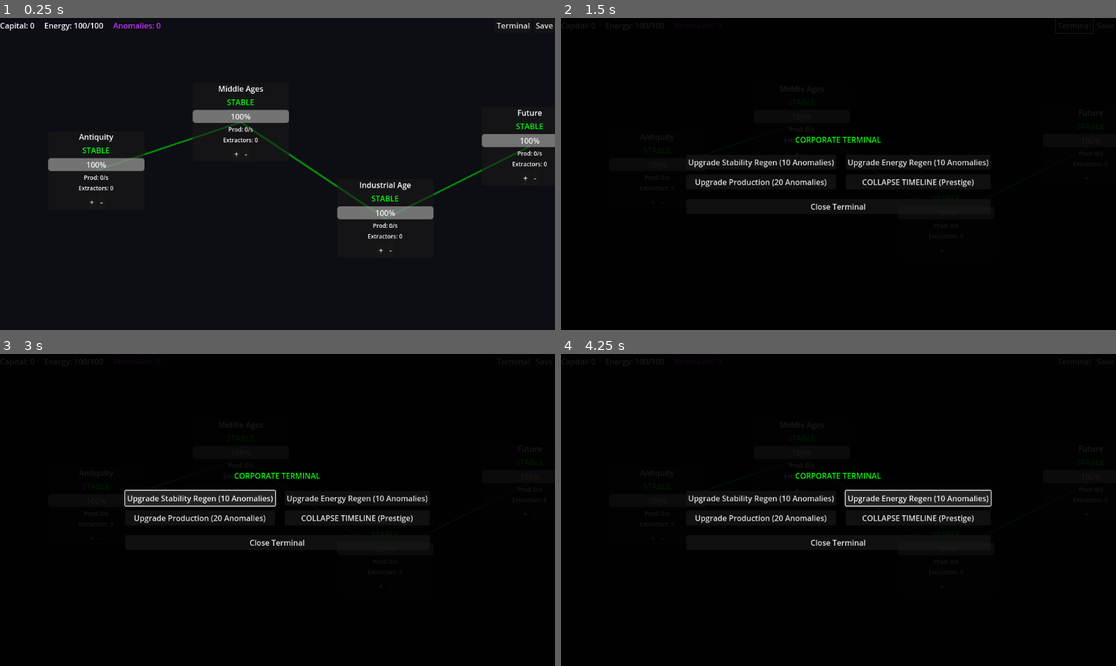
Above: before the commit, frames 1-4 (two rows, left to right).
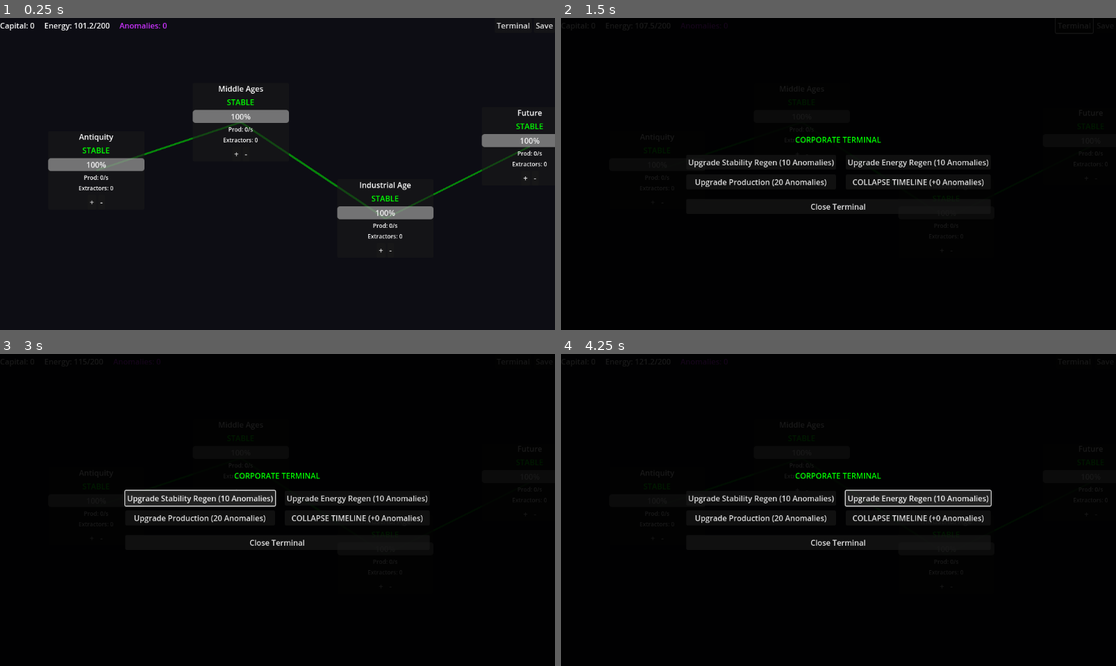
Above: after the commit, the same moments.

Repository: GeorgePaul96/Time-travel-Corp
Game: Godot game, scene res://scenes/main.tscn
Two runs of this game, one before a commit and one after it. Both use one fixed random seed, a clock stepped at 60 frames per second and the inputs below. The project has no main scene, so this scene is started directly.
Inputs:
- Up to frame 1 (0.25 s): no input
- Up to frame 2 (1.5 s): click "Terminal" at 0.5 s; click "+" at 1.25 s
- Up to frame 3 (3 s): click "-" at 2 s; click "Upgrade Stability Regen (10 A…" at 2.75 s
- Up to frame 4 (4.25 s): click "Upgrade Energy Regen (10 Anom…" at 3.5 s

The runs differ from the first frame. In frame 1, 0.2% of the frame differs, in the area x 14-31%, y 1-4%; in frame 2, 0.3%, in the area x 52-77%, y 51-55%; in frame 3, 0.3%; in frame 4, 0.3%.
Error before the commit: Attempt to call function 'show' in base 'null instance' on a null instance. (res://scripts/ui/timeline_node.gd:46)
Error after the commit: Attempt to call function 'show' in base 'null instance' on a null instance. (res://scripts/ui/timeline_node.gd:56)

Commit message:
fix: Phase 2 game balance and commercial audit fixes
Co-authored-by: GeorgePaul96 <83164115+GeorgePaul96@users.noreply.github.com>

Diff:
--- a/autoloads/game_manager.gd
+++ b/autoloads/game_manager.gd
@@ -13,7 +13,7 @@
 		"resources": {
 			"capital": 0.0,
 			"energy": 100.0,
-			"energy_max": 100.0,
+			"energy_max": 200.0,
 			"anomalies": 0.0
 		},
 		"nodes": {
@@ -48,14 +48,26 @@
 
 func _process(delta: float) -> void:
 	# Energy regen
-	var energy_regen_rate = 1.0 + (state.upgrades.energy_regen * 0.5)
+	var energy_regen_rate = 5.0 + (state.upgrades.energy_regen * 0.5)
 	state.resources.energy = min(state.resources.energy + energy_regen_rate * delta, state.resources.energy_max)
 
 	# Node processing
+	# Calculate upstream mutation penalties first
+	var upstream_mutated = {
+		"antiquity": false,
+		"middle_ages": state.nodes["antiquity"].is_mutated,
+		"industrial": state.nodes["middle_ages"].is_mutated,
+		"future": state.nodes["industrial"].is_mutated
+	}
+
 	for node_id in state.nodes:
 		var node = state.nodes[node_id]
 		var base_stability_regen = 0.5 + (state.upgrades.stability_regen * 0.2)
 		var stability_drain = node.active_extractors * 2.0
+
+		if upstream_mutated[node_id]:
+			stability_drain += 1.0 # Paradox spreads downstream
+
 
 		# Apply stability changes
 		node.stability = clamp(node.stability + (base_stability_regen - stability_drain) * delta, 0.0, 100.0)
@@ -79,6 +91,18 @@
 
 	state_changed.emit()
 
+func calculate_node_multiplier(node_id: String) -> float:
+	var multiplier = 1.0 + (state.upgrades.production_bonus * 0.1)
+
+	if node_id == "middle_ages":
+		multiplier *= max(0.1, state.nodes["antiquity"].stability / 100.0)
+	elif node_id == "industrial":
+		multiplier *= max(0.1, state.nodes["middle_ages"].stability / 100.0)
+	elif node_id == "future":
+		multiplier *= max(0.1, state.nodes["industrial"].stability / 100.0)
+
+	return multiplier
+
 func calculate_node_production(node_id: String) -> float:
 	var node = state.nodes[node_id]
 	if node.active_extractors == 0:
@@ -91,15 +115,7 @@
 		"industrial": base_production = 5.0
 		"future": base_production = 10.0
 
-	var multiplier = 1.0 + (state.upgrades.production_bonus * 0.1)
-
-	# Dependency multipliers
-	if node_id == "middle_ages":
-		multiplier *= (state.nodes["antiquity"].stability / 100.0)
-	elif node_id == "industrial":
-		multiplier *= (state.nodes["middle_ages"].stability / 100.0)
-	elif node_id == "future":
-		multiplier *= (state.nodes["industrial"].stability / 100.0)
+	var multiplier = calculate_node_multiplier(node_id)
 
 	if node.is_mutated:
 		# Mutated nodes might have a fixed anomaly rate or scaled based on extractors
@@ -108,8 +124,8 @@
 	return base_production * float(node.active_extractors) * multiplier
 
 func add_extractor(node_id: String) -> bool:
-	if state.resources.energy >= 10.0:
-		state.resources.energy -= 10.0
+	if state.resources.energy >= 5.0:
+		state.resources.energy -= 5.0
 		state.nodes[node_id].active_extractors += 1
 		state_changed.emit()
 		return true
@@ -118,6 +134,7 @@
 func remove_extractor(node_id: String) -> void:
 	if state.nodes[node_id].active_extractors > 0:
 		state.nodes[node_id].active_extractors -= 1
+		state.resources.energy = min(state.resources.energy + 5.0, state.resources.energy_max)
 		state_changed.emit()
 
 func patch_node(node_id: String) -> bool:
@@ -130,8 +147,11 @@
 		return true
 	return false
 
+func calculate_prestige_gain() -> int:
+	return floor(state.resources.capital / 1000.0)
+
 func prestige() -> void:
-	var anomalies_gained = floor(state.resources.capital / 1000.0) # Simple formula
+	var anomalies_gained = calculate_prestige_gain() # Simple formula
 	var total_anomalies = state.resources.anomalies + anomalies_gained
 	var upgrades = state.upgrades.duplicate()
 	initialize_state()
--- a/autoloads/save_manager.gd
+++ b/autoloads/save_manager.gd
@@ -33,10 +33,13 @@
 	if elapsed < 10:
 		return
 
-	# Simple offline progression simulation (could be improved)
-	for i in range(elapsed):
-		# Simulate 1 second steps to handle stability/mutations correctly
-		GameManager._process(1.0)
+		# Improved offline progression calculation
+	var chunk_size = 60.0
+	var remaining = float(elapsed)
+	while remaining > 0:
+		var delta = min(chunk_size, remaining)
+		GameManager._process(delta)
+		remaining -= delta
 
 	# Force save timestamp update
 	GameManager.state.last_save_timestamp = now
--- a/scripts/main.gd
+++ b/scripts/main.gd
@@ -25,3 +25,6 @@
 	%CapitalLabel.text = "Capital: " + str(snapped(res.capital, 0.1))
 	%EnergyLabel.text = "Energy: " + str(snapped(res.energy, 0.1)) + "/" + str(res.energy_max)
 	%AnomaliesLabel.text = "Anomalies: " + str(snapped(res.anomalies, 0.1))
+
+	var prestige_gain = GameManager.calculate_prestige_gain()
+	$TerminalOverlay/CenterContainer/VBoxContainer/UpgradesContainer/PrestigeBtn.text = "COLLAPSE TIMELINE (+" + str(prestige_gain) + " Anomalies)"
--- a/scripts/ui/timeline_node.gd
+++ b/scripts/ui/timeline_node.gd
@@ -22,13 +22,23 @@
 	%ExtractorsLabel.text = "Extractors: " + str(data.active_extractors)
 
 	var prod = GameManager.calculate_node_production(node_id)
+	var mult = GameManager.calculate_node_multiplier(node_id)
+	var mult_text = "" if mult == 1.0 else " (x" + str(snapped(mult, 0.01)) + ")"
 
 	if data.is_mutated:
-		%StateLabel.text = "MUTATED"
+		var mutation_name = "MUTATED"
+		match node_id:
+			"antiquity": mutation_name = "PRIMAL CHAOS"
+			"middle_ages": mutation_name = "DARK AGE"
+			"industrial": mutation_name = "DIESEL WASTES"
+			"future": mutation_name = "SINGULARITY"
+
+		%StateLabel.text = mutation_name
 		%StateLabel.add_theme_color_override("font_color", Color.RED)
 		%PatchBtn.show()
 		%HBoxContainer.hide()
-		%ProductionLabel.text = "Anomalies: " + str(snapped(prod, 0.1)) + "/s"
+		%ProductionLabel.text = "Anomalies: " + str(snapped(prod, 0.1)) + "/s" + mult_text
+
 
 		# Visual feedback for mutation
 		var style = StyleBoxFlat.new()
@@ -44,7 +54,7 @@
 		%StateLabel.add_theme_color_override("font_color", Color.GREEN)
 		%PatchBtn.hide()
 		%HBoxContainer.show()
-		%ProductionLabel.text = "Capital: " + str(snapped(prod, 0.1)) + "/s"
+		%ProductionLabel.text = "Capital: " + str(snapped(prod, 0.1)) + "/s" + mult_text
 
 		# Visual feedback for stable
 		var style = StyleBoxFlat.new()
Not shown, removed: tools_validate.py
